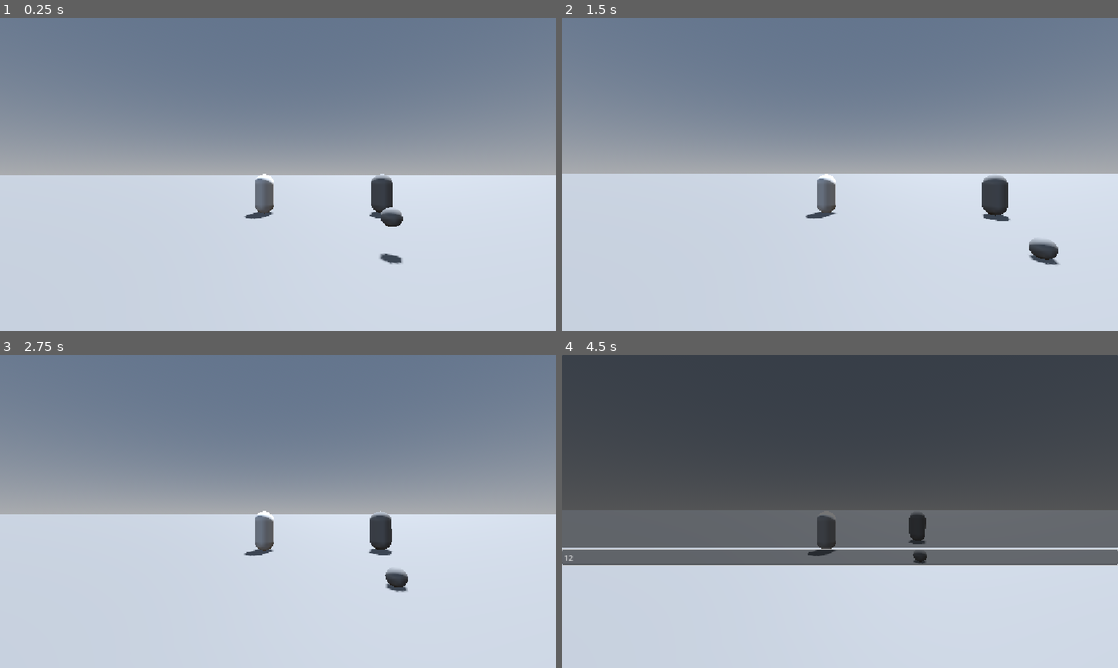
Above: before the commit, frames 1-4 (two rows, left to right).
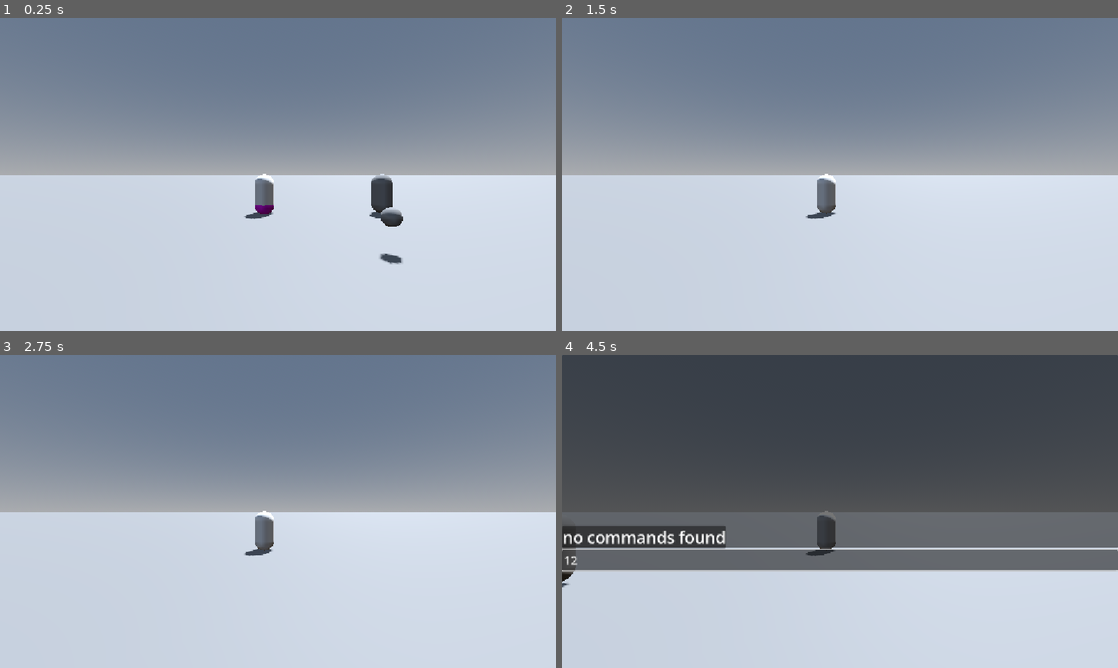
Above: after the commit, the same moments.

Repository: mrgarso/azure-latch
Game: Godot game, scene res://scenes/map.tscn
Two runs of this game, one before a commit and one after it. Both use one fixed random seed, a clock stepped at 60 frames per second and the inputs below.
Inputs (mouse positions are in pixels of both pictures, inside the frame that each line leads up to):
- Up to frame 1 (0.25 s): no input
- Up to frame 2 (1.5 s): move the mouse to (867, 174) at 0.52 s; tap 1 (1) at 0.6 s; tap A (a) at 0.8, 1.35 s; move the mouse to (812, 174) at 1.27 s
- Up to frame 3 (2.75 s): tap D (d) at 1.55, 2.1 s; move the mouse to (289, 505) at 2.02 s; press the mouse at (289, 505) at 2.03 s
- Up to frame 4 (4.5 s): move the mouse to (834, 517) at 2.77 s; release the mouse at (834, 517) at 2.78 s; click (834, 517) at 2.85 s; tap S (s) at 3.05, 3.6 s; move the mouse to (878, 514) at 3.52 s; tap Shift (shift) at 3.8 s; tap F2 (console) at 4.15 s; click (840, 558) at 4.27 s; type "12" at 4.35 s

The runs differ from the first frame. In frame 1, less than 0.1% of the frame differs, in the area x 45-50%, y 59-63%; in frame 2, 1.4%; in frame 3, 1.4%; in frame 4, 4.9%, in the area x 0-100%, y 49-75%.

Commit message:
otro big chunk
-mejore un poco la pelota
-avance en la consola (sigue sin tener utilidad)

Diff:
--- a/project.godot
+++ b/project.godot
@@ -137,6 +137,11 @@
 , Object(InputEventKey,"resource_local_to_scene":false,"resource_name":"","device":-1,"window_id":0,"alt_pressed":false …(182 unchanged characters)…
 ]
 }
+enter={
+"deadzone": 0.2,
+"events": [Object(InputEventKey,"resource_local_to_scene":false,"resource_name":"","device":16,"window_id":0,"alt_pressed":false,"shift_pressed":false,"ctrl_pressed":false,"meta_pressed":false,"pressed":false,"keycode":0,"physical_keycode":4194309,"key_label":0,"unicode":0,"location":0,"echo":false,"script":null)
+]
+}
 
 [layer_names]
 
--- a/scenes/ball.tscn
+++ b/scenes/ball.tscn
@@ -8,12 +8,15 @@
 
 [sub_resource type="SphereShape3D" id="SphereShape3D_g4v7s"]
 
-[node name="ball" type="Node3D" unique_id=251572601 node_paths=PackedStringArray("mesh", "detection")]
+[sub_resource type="ArrayMesh" id="ArrayMesh_g4v7s"]
+
+[node name="ball" type="Node3D" unique_id=251572601 node_paths=PackedStringArray("mesh", "detection", "trajectory_mesh")]
 script = ExtResource("1_7s4qf")
-mesh = NodePath("MeshInstance3D")
+mesh = NodePath("mesh")
 detection = NodePath("detection")
+trajectory_mesh = NodePath("trajectory_mesh")
 
-[node name="MeshInstance3D" type="MeshInstance3D" parent="." unique_id=1648895654]
+[node name="mesh" type="MeshInstance3D" parent="." unique_id=1648895654]
 mesh = SubResource("SphereMesh_g4v7s")
 
 [node name="detection" type="Area3D" parent="." unique_id=1760445140]
@@ -22,3 +25,6 @@
 
 [node name="CollisionShape3D" type="CollisionShape3D" parent="detection" unique_id=441375173]
 shape = SubResource("SphereShape3D_g4v7s")
+
+[node name="trajectory_mesh" type="MeshInstance3D" parent="." unique_id=592689705]
+mesh = SubResource("ArrayMesh_g4v7s")
--- a/scenes/player.tscn
+++ b/scenes/player.tscn
@@ -8,7 +8,7 @@
 [ext_resource type="Script" uid="uid://bx2u43mcri4vt" path="res://scripts/volley_area.gd" id="5_qlg0r"]
 [ext_resource type="Texture2D" uid="uid://b824ncaeuxk6r" path="res://assets/WhatsApp Image 2026-07-30 at 9.23.18 PM.jpeg" id="7_smehm"]
 [ext_resource type="Texture2D" uid="uid://u5a0wpx5ek68" path="res://assets/white-stucco-wall_1194-6992.jpg" id="8_smehm"]
-[ext_resource type="Script" uid="uid://iv6dq0eynq63" path="res://scripts/console.gd" id="9_ur7pv"]
+[ext_resource type="Script" uid="uid://iv6dq0eynq63" path="res://scripts/console/console.gd" id="9_ur7pv"]
 
 [sub_resource type="StandardMaterial3D" id="StandardMaterial3D_m5xwp"]
 
@@ -23,13 +23,25 @@
 [sub_resource type="SphereShape3D" id="SphereShape3D_tuyoq"]
 radius = 1.4
 
-[node name="player" type="CharacterBody3D" unique_id=1029011470 node_paths=PackedStringArray("ball_holder", "spring_arm_3d", "grab_ball_area", "volley_area")]
+[sub_resource type="Theme" id="Theme_y4r1p"]
+default_font_size = 24
+
+[sub_resource type="LabelSettings" id="LabelSettings_g4v7s"]
+font_size = 34
+
+[sub_resource type="StandardMaterial3D" id="StandardMaterial3D_yf5fn"]
+albedo_color = Color(1, 0, 1, 1)
+
+[sub_resource type="SphereMesh" id="SphereMesh_g4v7s"]
+
+[node name="player" type="CharacterBody3D" unique_id=1029011470 node_paths=PackedStringArray("ball_holder", "spring_arm_3d", "grab_ball_area", "volley_area", "ball_aim")]
 collision_layer = 2
 script = ExtResource("1_3vyb7")
 ball_holder = NodePath("ball_holder")
 spring_arm_3d = NodePath("shoulder/SpringArm3D")
 grab_ball_area = NodePath("grab_ball_area")
 volley_area = NodePath("volley_area")
+ball_aim = NodePath("ball_aim")
 
 [node name="MeshInstance3D" type="MeshInstance3D" parent="." unique_id=510798569]
 mesh = SubResource("CapsuleMesh_g4v7s")
@@ -57,12 +69,13 @@
 [node name="CollisionShape3D" type="CollisionShape3D" parent="volley_area" unique_id=2075386139]
 shape = SubResource("SphereShape3D_g4v7s")
 
-[node name="grab_ball_area" type="Area3D" parent="." unique_id=275785431 node_paths=PackedStringArray("ball_holder", "player")]
+[node name="grab_ball_area" type="Area3D" parent="." unique_id=275785431 node_paths=PackedStringArray("ball_holder", "player", "ball_aim")]
 collision_layer = 0
 collision_mask = 4
 script = ExtResource("4_tuyoq")
 ball_holder = NodePath("../ball_holder")
 player = NodePath("..")
+ball_aim = NodePath("../ball_aim")
 
 [node name="CollisionShape3D" type="CollisionShape3D" parent="grab_ball_area" unique_id=1180036576]
 shape = SubResource("SphereShape3D_tuyoq")
@@ -124,7 +137,7 @@
 
 [node name="CanvasLayer" type="CanvasLayer" parent="." unique_id=790983987]
 
-[node name="console" type="VBoxContainer" parent="CanvasLayer" unique_id=965280903 node_paths=PackedStringArray("console_logger", "console_typer", "player")]
+[node name="console" type="VBoxContainer" parent="CanvasLayer" unique_id=965280903 node_paths=PackedStringArray("console_logger", "console_typer", "player", "suggestion_box", "suggestion_text", "text_handler")]
 visible = false
 offset_right = 1152.0
 offset_bottom = 499.0
@@ -132,16 +145,46 @@
 console_logger = NodePath("console_logger")
 console_typer = NodePath("console_typer")
 player = NodePath("../..")
+suggestion_box = NodePath("../suggestion_box")
+suggestion_text = NodePath("../suggestion_box/suggestion_text")
+text_handler = NodePath("console_logger/text_handler")
 
 [node name="console_logger" type="PanelContainer" parent="CanvasLayer/console" unique_id=96638205]
 custom_minimum_size = Vector2(0, 400)
 layout_mode = 2
 
+[node name="text_handler" type="VBoxContainer" parent="CanvasLayer/console/console_logger" unique_id=1031018983]
+layout_mode = 2
+alignment = 2
+
 [node name="console_typer" type="LineEdit" parent="CanvasLayer/console" unique_id=2022136702]
 layout_mode = 2
+theme = SubResource("Theme_y4r1p")
+text = "asdasdw"
 keep_editing_on_text_submit = true
+
+[node name="suggestion_box" type="PanelContainer" parent="CanvasLayer" unique_id=819269360]
+visible = false
+offset_right = 40.0
+offset_bottom = 40.0
+offset_transform_enabled = true
+offset_transform_position_ratio = Vector2(-0.5, -0.5)
+
+[node name="suggestion_text" type="Label" parent="CanvasLayer/suggestion_box" unique_id=914959559]
+layout_mode = 2
+offset_transform_enabled = true
+text = "this is a test"
+label_settings = SubResource("LabelSettings_g4v7s")
+
+[node name="ball_aim" type="MeshInstance3D" parent="." unique_id=929626886]
+transform = Transform3D(1, 0, 0, 0, 1, 0, 0, 0, 1, 0, 0.43686712, 0)
+top_level = true
+material_override = SubResource("StandardMaterial3D_yf5fn")
+mesh = SubResource("SphereMesh_g4v7s")
 
 [connection signal="area_entered" from="volley_area" to="volley_area" method="_on_area_entered"]
 [connection signal="area_exited" from="volley_area" to="volley_area" method="_on_area_exited"]
 [connection signal="area_entered" from="grab_ball_area" to="grab_ball_area" method="_on_area_entered"]
 [connection signal="area_exited" from="grab_ball_area" to="grab_ball_area" method="_on_area_exited"]
+[connection signal="text_changed" from="CanvasLayer/console/console_typer" to="CanvasLayer/console" method="_on_console_typer_text_changed"]
+[connection signal="text_submitted" from="CanvasLayer/console/console_typer" to="CanvasLayer/console" method="_on_console_typer_text_submitted"]
--- a/scripts/ball.gd
+++ b/scripts/ball.gd
@@ -6,9 +6,10 @@
 ##if radius is equals to 0.0, it will use its mesh radius instead
 @export var radius := 0.0
 @export var restitution = 0.5
-@export var air_friction := 0.975
+@export var air_friction := 0.96
 @export var mesh: MeshInstance3D
 @export var detection: Area3D
+@export var trajectory_mesh: MeshInstance3D
 var current_owner : Player = null
 var last_owner : Player = null
 
@@ -18,34 +19,58 @@
 	if radius == 0.0:
 		radius = mesh.mesh.radius
 
-func _physics_process(delta: float) -> void:
+func simulate_step(pos:= Vector3(0,0,0), vel:= Vector3(0,0,0), delta:= 0.0) -> Dictionary:
 	var decay = pow(air_friction, delta)
-	velocity.x *= decay
-	velocity.z *= decay
+	vel.x *= decay
+	vel.z *= decay
 	if current_owner == null:
-		velocity += gravity_force * delta
+		vel += gravity_force * delta
 
 	var steps := 4
 	var step_delta = delta / steps
 
 	for i in steps:
-		var motion = velocity * step_delta
+		var motion = vel * step_delta
 		var motion_length = motion.length()
-
 		if motion_length < 0.001:
 			continue
 
 		var space_state = get_world_3d().direct_space_state
 		var query = PhysicsRayQueryParameters3D.create(
-			global_position,
-			global_position + motion.normalized() * (motion.length() + radius)
+			pos,
+			pos + motion.normalized() * (motion.length() + radius)
 		)
 		var result = space_state.intersect_ray(query)
 		if result:
-			global_position = result.position - motion.normalized() * radius
-			velocity = velocity.bounce(result.normal) * restitution
+			pos = result.position - motion.normalized() * radius
+			vel = vel.bounce(result.normal) * restitution
 		else:
-			global_position += motion
+			pos += motion
+
+	return {"position": pos, "velocity": vel}
+
+func _physics_process(delta: float) -> void:
+	var result = simulate_step(global_position, velocity, delta)
+	global_position = result.position
+	velocity = result.velocity
+	var traj := predict_trajectory(global_position, velocity, 1)
+	var traj_mesh = trajectory_mesh.mesh
+	if traj_mesh is ArrayMesh:
+		traj_mesh
+
+func predict_trajectory(start_pos:= Vector3(0,0,0), start_vel:= Vector3(0,0,0), seconds:= 1.0, dt:= (1.0/60.0)) -> PackedVector3Array:
+	var points := PackedVector3Array()
+	var pos := start_pos
+	var vel := start_vel
+	points.append(pos)
+	var iterations = int(seconds / dt)
+	for i in iterations:
+		var result = simulate_step(pos, vel, dt)
+		pos = result.position
+		vel = result.velocity
+		points.append(pos)
+
+	return points
 
 func apply_impulse(direction := Vector3.ZERO):
 	velocity += direction
--- a/scripts/camera_3d.gd
+++ b/scripts/camera_3d.gd
@@ -5,17 +5,24 @@
 @export var spring_arm_3d: SpringArm3D
 @export var shoulder: Node3D
 @export var player: Player
+var mouse_mode = Input.mouse_mode
 
 func _physics_process(delta: float) -> void:
 	if Input.is_action_just_pressed("shift"):
 		if Input.mouse_mode == Input.MOUSE_MODE_CAPTURED:
 			Input.mouse_mode = Input.MOUSE_MODE_VISIBLE
 		else:
-			Input.mouse_mode = Input.MOUSE_MODE_CONFINED
+			Input.mouse_mode = Input.MOUSE_MODE_CAPTURED
 
 func _ready() -> void:
-	Input.mouse_mode = Input.MOUSE_MODE_CAPTURED
 	spring_arm_3d.spring_length = initial_spring_distance
+
+func invert_shift_lock():
+	if Input.mouse_mode == Input.MOUSE_MODE_CAPTURED:
+		Input.mouse_mode = Input.MOUSE_MODE_VISIBLE
+	else:
+		Input.mouse_mode = Input.MOUSE_MODE_CAPTURED
+
 
 func _input(event: InputEvent) -> void:
 	if event is InputEventMouseMotion and Input.mouse_mode == Input.MOUSE_MODE_CAPTURED:
--- a/scripts/console.gd
+++ /dev/null
@@ -1,19 +0,0 @@
-extends VBoxContainer
-
-@export var console_logger: PanelContainer
-@export var console_typer: LineEdit
-@export var player: Player
-
-func _input(event: InputEvent) -> void:
-	if Input.is_action_just_pressed("console"):
-		show_console()
-
-func show_console() -> void:
-	if !self.visible:
-		self.visible = true
-		player.can_move = false
-		console_typer.edit()
-	else:
-		self.visible = false
-		player.can_move = true
-		console_typer.unedit()
--- /dev/null
+++ b/scripts/console/ball_command.gd
@@ -0,0 +1,9 @@
+extends Node
+class_name command
+
+func effect(target:Player=null) -> String:
+	if target == null:
+		return "yo, there aint no one to pass the ball to, ye dumbahh"
+	else:
+		print(get_tree().current_scene.get_children())
+		return "oke"
--- /dev/null
+++ b/scripts/console/commands.gd
@@ -0,0 +1,4 @@
+extends Node
+
+func ball(target:Player=null):
+	get_tree().node
--- /dev/null
+++ b/scripts/console/console.gd
@@ -0,0 +1,83 @@
+extends VBoxContainer
+
+@export var console_logger: PanelContainer
+@export var console_typer: LineEdit
+@export var player: Player
+@export var suggestion_box: PanelContainer
+@export var suggestion_text: Label
+@export var text_handler: VBoxContainer
+var commands :Array[StringName] = ["ball", "kick", "quit", "help", "controls"]
+
+func _ready() -> void:
+	suggestion_text.anchor_top = 1.0
+	suggestion_text.anchor_bottom = 1.0
+	suggestion_text.grow_vertical = Control.GROW_DIRECTION_BEGIN
+
+func _input(_event: InputEvent) -> void:
+	if Input.is_action_just_pressed("console"):
+		show_console()
+
+
+func show_console() -> void:
+	if !self.visible:
+		console_typer.clear()
+		self.visible = true
+		player.can_move = false
+		console_typer.grab_focus()
+		console_typer.edit()
+		Input.mouse_mode = Input.MOUSE_MODE_VISIBLE
+	else:
+		console_typer.clear()
+		self.visible = false
+		player.can_move = true
+		console_typer.unedit()
+		#if mouse_mode == Input.MOUSE_MODE_CAPTURED:
+			#Input.mouse_mode = mouse_mode
+
+func check(text := "") -> void:
+	if text.is_empty():
+		suggestion_box.visible = false
+		return
+	else:
+		suggestion_text.text = ("\n".join(get_autocomplete(text)))
+		suggestion_box.size = Vector2(suggestion_box.size.x,0)
+		suggestion_box.global_position = get_suggestion_position()
+		suggestion_box.visible = true
+
+func get_autocomplete(text := "") -> Array[String]:
+	var suggestions :Array[String]= [""]
+	if !text.is_empty():
+		for i in commands:
+			if i.begins_with(text):
+				suggestions.append(i)
+		suggestions.erase("")
+		if suggestions.is_empty():
+			suggestions.append("no commands found")
+		return suggestions
+	else:
+		return suggestions
+
+func get_suggestion_position() -> Vector2:
+	var font := console_typer.get_theme_font("font")
+	var font_size := console_typer.get_theme_font_size("font_size")
+	var text_width := font.get_string_size(
+		console_typer.text, HORIZONTAL_ALIGNMENT_LEFT, -1, font_size
+	).x
+	#var margin_left := console_typer.get_theme_stylebox("normal").content_margin_left
+
+	var x_offset := text_width
+	print(Vector2(max(x_offset, 165), -suggestion_box.size.y/2))
+	return console_typer.global_position + Vector2(max(x_offset, 170), -suggestion_box.size.y/1.75)
+
+func _on_console_typer_text_changed(new_text: String) -> void:
+	check(new_text)
+
+
+func _on_console_typer_text_submitted(new_text: String) -> void:
+	console_typer.clear()
+	var command_received := str(get_autocomplete(new_text)[0])
+	var command_label := Label.new()
+	command_label.text = command_received
+	text_handler.add_child(command_label)
+	if text_handler.get_child_count() > 15:
+		text_handler.get_child(0).queue_free()
--- a/scripts/grab_ball_area.gd
+++ b/scripts/grab_ball_area.gd
@@ -1,20 +1,35 @@
 extends Area3D
 
 var ball : Ball = null
+var holding := false
+var hold_time := 0.0
 @export var kick_strength := 5.0
 @export var ball_holder: Node3D
 @export var player: Player
+@export var ball_aim: MeshInstance3D
 
 func _physics_process(delta: float) -> void:
-	if ball:
-		ball.global_position = (ball_holder.global_position)
-		if Input.is_action_just_pressed("m1"):
-			#ball.global_rotation = Vector3.ZERO
-			ball.apply_impulse(((-player.transform.basis.z * 10) + (Vector3(0,max(player.spring_arm_3d.rotation.x, 0), 0) * 10)) * kick_strength)
-
+	if Input.is_action_pressed("m1"):
+		hold_time += delta
+	elif Input.is_action_just_released("m1") and hold_time:
+		if ball:
+			SB.kick(player, Vector3(0, min(-player.spring_arm_3d.rotation.x, 0), 1), 100.0)
 			ball.current_owner = null
 			ball.last_owner = player
 			ball = null
+		hold_time = 0
+	if ball:
+		ball.global_position = ball_holder.global_position
+	#if ball:
+		#ball.global_position = (ball_holder.global_position)
+		#if Input.is_action_just_pressed("m1"):
+			#ball.global_rotation = Vector3.ZERO
+			#ball.apply_impulse(((-player.transform.basis.z * 10) + (Vector3(0,max(player.spring_arm_3d.rotation.x, 0), 0) * 10)) * kick_strength)
+			#
+			#SB.kick(player, Vector3(0, min(-player.spring_arm_3d.rotation.x, 0), 1), 100.0)
+			#ball.current_owner = null
+			#ball.last_owner = player
+			#ball = null
 
 func _on_area_entered(area: Node3D) -> void:
 	var target :Node3D= area.get_parent()
--- a/scripts/player.gd
+++ b/scripts/player.gd
@@ -8,6 +8,7 @@
 @export var spring_arm_3d: SpringArm3D
 @export var grab_ball_area: Area3D
 @export var volley_area: Area3D
+@export var ball_aim: MeshInstance3D
 var can_move := true:
 	set(value):
 		can_move = value
--- a/scripts/skills/Isagi_moves/move_1.gd
+++ b/scripts/skills/Isagi_moves/move_1.gd
@@ -5,5 +5,17 @@
 	if target.can_move:
 		target.using_move = true
 		SB.screen_flash(target, Color(1,0,1,0.1), 0.5)
-		await SB.wait(5, speed)
+		SB.velocity(target, Vector2(0,-5), 0.3, 0.7)
+		SB.afterimage(target, 6, 0.05, 0.4, Color(0.6,0,0.6, 0.5))
+		await SB.wait(2, speed)
+		var dir := Input.get_axis("a","d")
+		if dir >= 0:
+			SB.velocity(target, Vector2(10,-5), 0.3, 0.7)
+			await SB.wait(2, speed)
+			SB.velocity(target, Vector2(5,0), 0.3, 0.7)
+		else:
+			SB.velocity(target, Vector2(-10,-5), 0.3, 0.7)
+			await SB.wait(2, speed)
+			SB.velocity(target, Vector2(-5,0), 0.3, 0.7)
+		await SB.wait(20, speed)
 		target.using_move = false
--- a/scripts/skills/skill_builder.gd
+++ b/scripts/skills/skill_builder.gd
@@ -1,4 +1,5 @@
 extends Node
+
 
 func velocity(target: Player, direction := Vector2(0,0), duration := 1.0, decay := 0.99) -> void:
 	var imp := Impulse.new()
@@ -57,6 +58,10 @@
 func counter() -> void:
 	pass
 
-func kick(target, direction := Vector3()) -> void:
+func kick(target :Player=null, direction := Vector3(), force := 70.0) -> void:
 	var subject :Ball= target.grab_ball_area.ball
-	subject.apply_impulse(direction)
+	var final_direction := -(target.transform.basis * direction) * force
+	final_direction.y /= force /2
+	target.ball_aim.global_position = final_direction + target.global_position + subject.global_position
+	#final_direction.z *= -1
+	subject.apply_impulse(final_direction)
Not shown, added: scripts/console/ball_command.gd.uid
Not shown, added: scripts/console/commands.gd.uid
Renamed: scripts/console.gd.uid -> scripts/console/console.gd.uid
